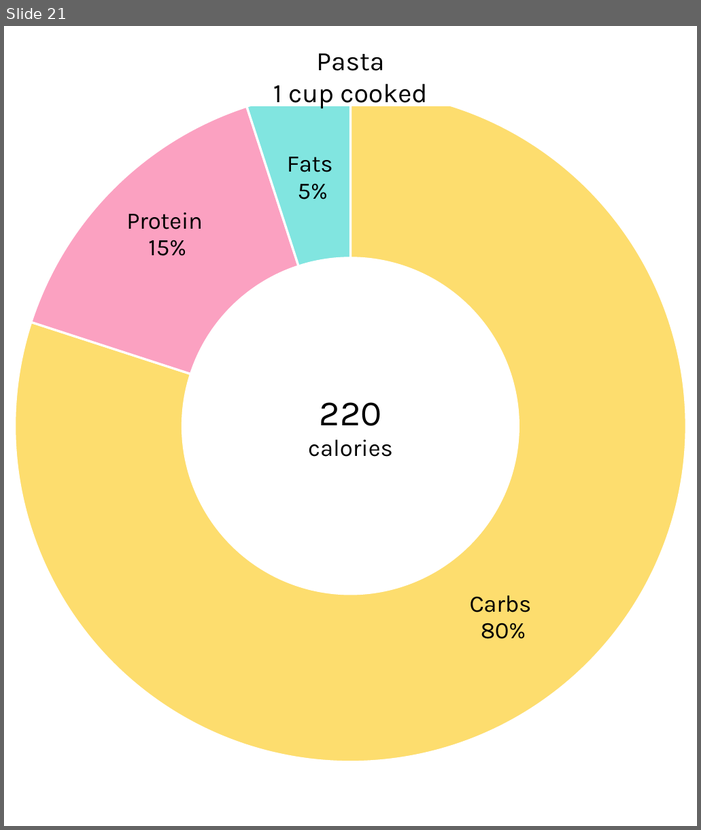
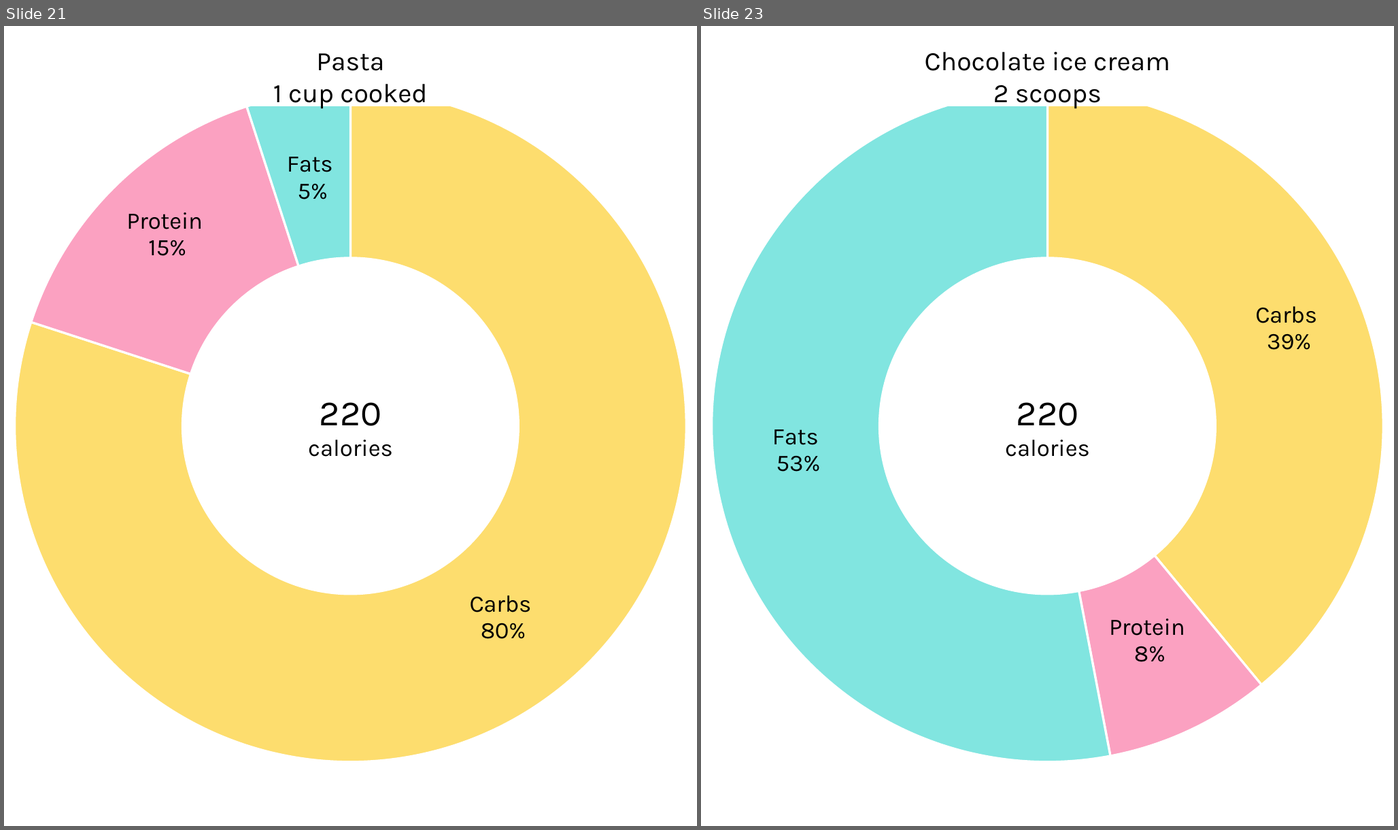
Before and after one commit to nicetats/macromania, a slide deck: Images/NutritionLabels/FoodTrackerPercentages.pptx. Shown side by side, each under a label of ours: slide 21 before the commit, slides 21 and 23 after it; the slides between them are not shown. The pictures are 701x830 and 1398x830 pixels, drawn with LibreOffice and Linux fonts; fonts in the diff are those of the drawing. Boxes give left, top, right and bottom in pixels: in the first picture for what was removed or moved away, otherwise in the second. Text is boxed around its words. In the diff, an @@ line names an element or a change of style, - is before the commit and + after.

```diff
--- a/Images/NutritionLabels/FoodTrackerPercentages.pptx
+++ b/Images/NutritionLabels/FoodTrackerPercentages.pptx
@@ slide 23 added at box(701, 26, 1394, 826), background #FFFFFF @@
@@ doughnut chart added at box(701, 26, 1394, 826) @@
+categories: Carbs, Protein, Fats
+Series 1: 0.39, 0.08, 0.53
@@ rectangle added at box(861, 46, 1234, 105), fill #FFFFFF, outline #FFFFFF 1 pt, 18 pt, text #000000 @@
+Chocolate ice cream
+2 scoops
@@ text added at box(1005, 402, 1090, 456), 16 pt, text #000000 @@
+220
+calories
```
Also in this commit, not shown: 8 other slides added, 19 other files.
